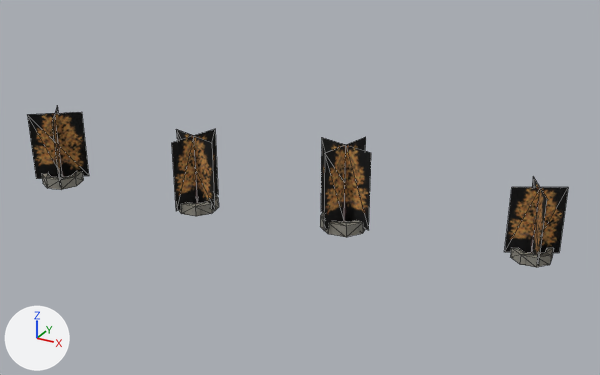
A saved change to the OBJ model examples/vehicle-playground/res/models/urban/procgen-procpain-tree-park-large-xm2z2.obj.
Rendered twice from a 50 mm camera at (44.5, -36.3, 33.5) aimed at (11.0, 24.7, 3.0). The lights are fixed; the arrows at lower left show +X, +Y and +Z. The first picture is the older version. Mesh edges are drawn as thin lines. Where no turn or scale is listed for an object, it has been applied to the vertices. Vertices at exactly the same position are counted once.

Before the edit, the objects in view are built like this:
```python
me_procgen_procpain_tree_park_large_xm2z2 = bpy.data.meshes.new('procgen-procpain-tree-park-large-xm2z2')
me_procgen_procpain_tree_park_large_xm2z2.from_pydata(...)  # 168 vertices, 272 faces; spans x -16.2..33.8, y 18.3..29.3, z 0.0..7.9
# faces by material slot: [32, 216, 24]
me_procgen_procpain_tree_park_large_xm2z2.materials.append(mat_treea)  # picture img_treea_png
me_procgen_procpain_tree_park_large_xm2z2.materials.append(mat_concretesmooth)  # picture img_tiles_png
me_procgen_procpain_tree_park_large_xm2z2.materials.append(mat_dirt)  # picture img_dirt_png
ob_procgen_procpain_tree_park_large_xm2z2 = bpy.data.objects.new('procgen-procpain-tree-park-large-xm2z2', me_procgen_procpain_tree_park_large_xm2z2)
ob_procgen_procpain_tree_park_large_xm2z2.location = (0.0, 0.0, 0.0)
```
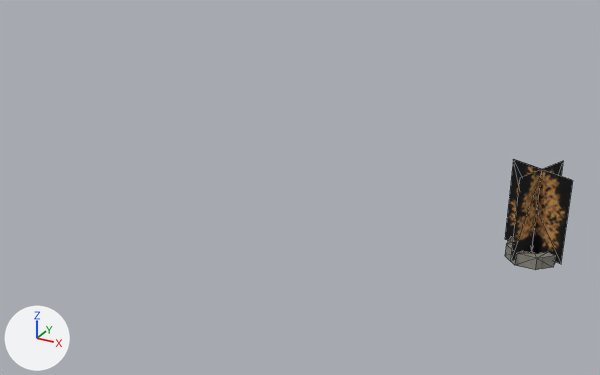
Where the change shows, as pixel boxes (x1, y1, x2, y2) in the pictures (600 x 375 px; the box of a moved part takes in the faces that stretch with it):
'procgen-procpain-tree-park-large-xm2z2', reshaped (87% narrower, 31% shorter): before (27, 106, 568, 267); after (505, 159, 573, 270)
part 1 of me_procgen_procpain_tree_park_large_xm2z2, moved or reshaped: before (505, 177, 568, 266); after (505, 159, 573, 264)
part 2 of me_procgen_procpain_tree_park_large_xm2z2, moved or reshaped: before (510, 248, 554, 267); after (505, 236, 556, 270)
part 3 of me_procgen_procpain_tree_park_large_xm2z2, deleted: before (27, 106, 371, 237)

The change, as a list of edits to the scene's bpy script:
```text
Change me_procgen_procpain_tree_park_large_xm2z2:
    used by ob_procgen_procpain_tree_park_large_xm2z2; location = (0.0, 0.0, 0.0)
    remove me_procgen_procpain_tree_park_large_xm2z2.from_pydata(...)  # 168 vertices, 272 faces; spans x -16.2..33.8, y 18.3..29.3, z 0.0..7.9
    add me_procgen_procpain_tree_park_large_xm2z2.from_pydata(...)  # 42 vertices, 68 faces; spans x 29.1..34.4, y 24.7..29.9, z 0.0..8.0
    me_procgen_procpain_tree_park_large_xm2z2 part 1: the loose piece of 10 vertices spanning x 29.7..33.8, y 25.3..29.3, z 0.4..6.4 is turned 40.2 degrees about the z axis through its middle and scaled by 1.25, then moved by (0.0, 0.0, 0.8)
    me_procgen_procpain_tree_park_large_xm2z2 part 2: the loose piece of 32 vertices spanning x 30.1..33.4, y 25.6..29.0, z 0.0..0.9 is turned 40.2 degrees about the z axis through its middle and scaled by 1.25, then moved by (0.0, 0.0, 0.1)
    me_procgen_procpain_tree_park_large_xm2z2 part 3: 6 loose pieces with 126 vertices, spanning x -16.2..18.1, y 18.3..27.7, z 0.0..7.9, are deleted
```
